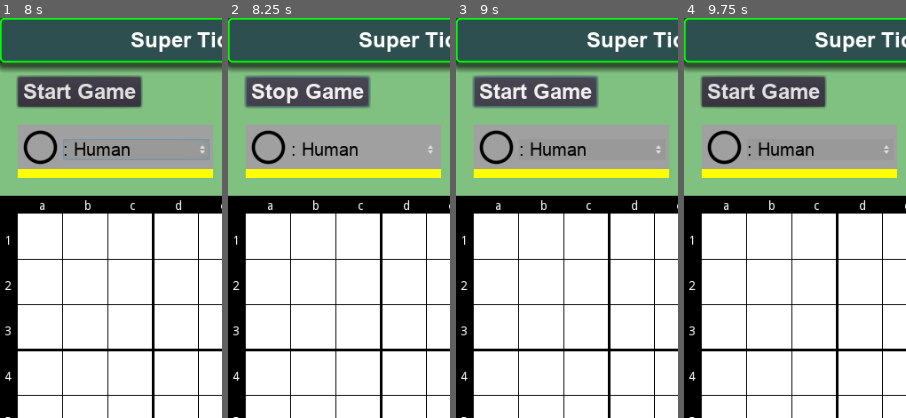
Above: before the commit, frames 1-4 (left to right).
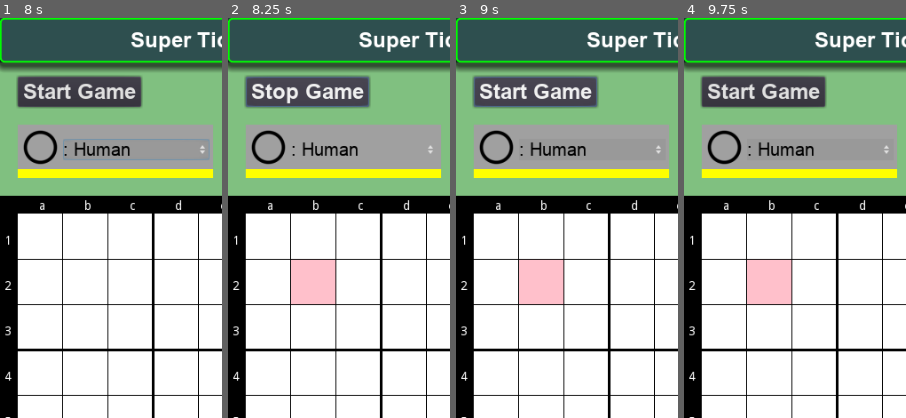
Above: after the commit, the same moments.

Repository: vivisuke/SuperTicTacToe
Game: Godot game, scene res://MainScene.tscn
The game is run twice, just before and just after one commit, with the same random seed, the same clock (stepped at 60 frames per second) and the same inputs.
Inputs:
- Up to frame 1 (8 s): click "Start Game" at 0.5 s; click "Stop Game" at 1.25 s; click "Start Game" at 2 s; click "Test" at 2.75 s; click "Ｖ" at 3.5 s; click "Stop Game" at 4.25 s; click ": Human" at 5 s; click "Test" at 5.75 s; click ": Human" at 6.5 s; click "Ｖ" at 7.25 s
- Up to frame 2 (8.25 s): click "Start Game" at 8 s
- Up to frame 3 (9 s): click "Stop Game" at 8.75 s
- Up to frame 4 (9.75 s): click "Test" at 9.5 s
The pictures show only the part of the screen within x 0-50%, y 0-50%; the shares and areas given below are measured in that part.

Frame 1 is identical in both runs. In frame 2, 2.2% of the frame differs, in the area x 28-49%, y 60-72%; in frame 3, 2.2%; in frame 4, 2.2%.

Commit message:
0062 ◎ C 01/05 01/12 0.001│ToDo│Board の状態からタイルマップセル設定

Diff:
--- a/SuperTicTacToe/scripts/MainScene.gd
+++ b/SuperTicTacToe/scripts/MainScene.gd
@@ -303,6 +303,7 @@
 	for y in range(N_VERT):
 		for x in range(N_HORZ):
 			$Board/TileMapLocal.set_cell(x, y, g_bd.get_color(x, y))
+			$Board/TileMapCursor.set_cell(x, y, 0 if g_bd.last_put_pos == [x, y] else -1)
 	var ix = 0
 	for y in range(N_VERT/3):
 		for x in range(N_HORZ/3):
Not shown, changed: SuperTicTacToe.spr
